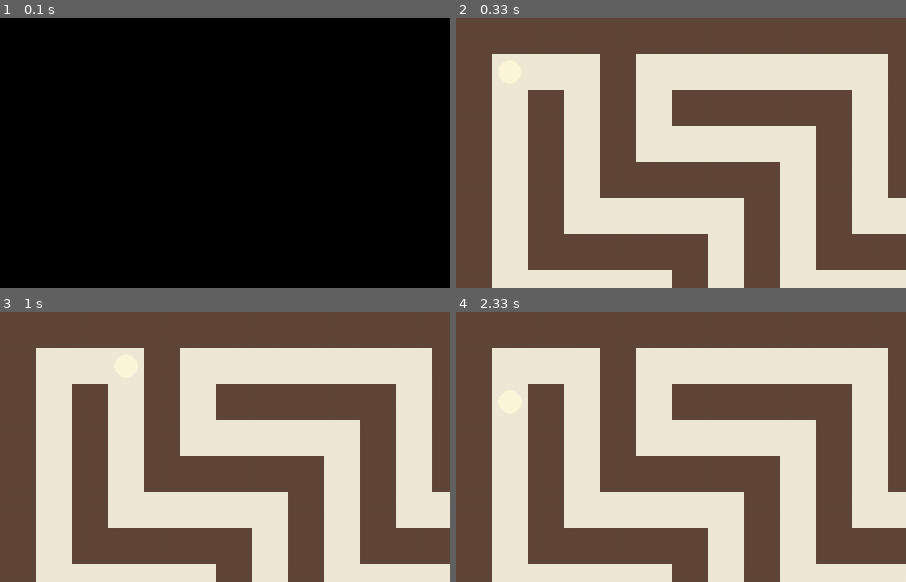
Above: before the commit, frames 1-4 (two rows, left to right).
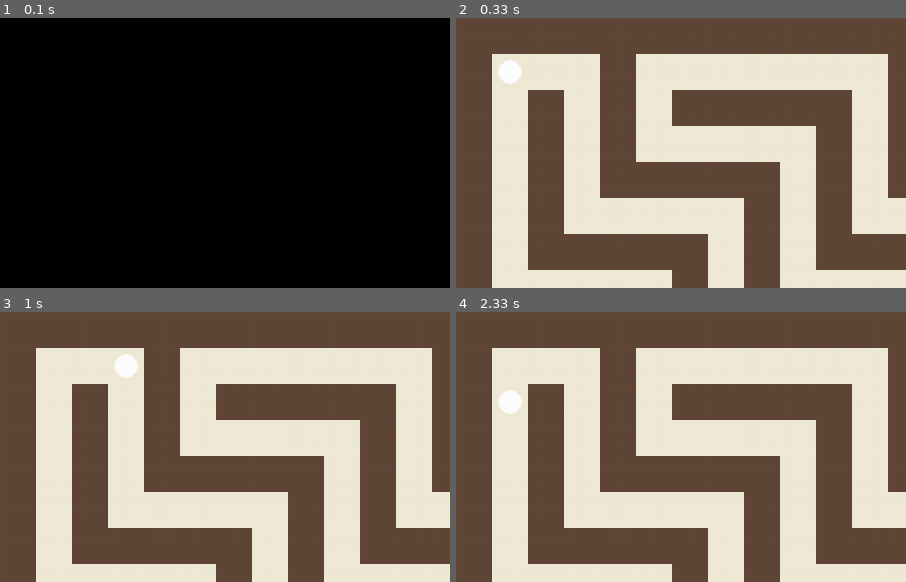
Above: after the commit, the same moments.

Repository: KapX09/pyGameMaze
Game: pygame game, started from coffeeMaze.py
The game is run twice, just before and just after one commit, with the same random seed, the same clock (stepped at 60 frames per second) and the same inputs.
Inputs:
- Up to frame 1 (0.1 s): no input
- Up to frame 2 (0.33 s): no input
- Up to frame 3 (1 s): hold Right 0.33-0.8 s; hold Up from 0.83 s (still down)
- Up to frame 4 (2.33 s): release Up at 1.13 s; hold Left 1.67-2.2 s; hold Down from 2.23 s (still down)
The pictures show only the part of the screen within x 0-50%, y 0-50%; the shares and areas given below are measured in that part.

Frame 1 is identical in both runs. In frame 2, 0.3% of the frame differs, in the area x 9-15%, y 15-25%; in frame 3, 0.3%; in frame 4, 0.3%.

Commit message:
Update coffeeMaze.py
White color

Diff:
--- a/coffeeMaze.py
+++ b/coffeeMaze.py
@@ -27,7 +27,8 @@
 # -----------------------------
 WALL_COLOR = (97, 71, 55)       # espresso brown
 PATH_COLOR = (240, 234, 214)    # light latte cream
-PLAYER_COLOR = (255, 248, 220)  # soft vanilla (light beige)
+# PLAYER_COLOR = (255, 248, 220)  # soft vanilla (light beige)
+PLAYER_COLOR = (255,255,255) # WHITE
 GOAL_COLOR = (149, 125, 106)    # mocha
 TEXT_COLOR = (60, 40, 30)       # deep coffee
 SIDEBAR_BG = (220, 210, 190)    # muted almond
